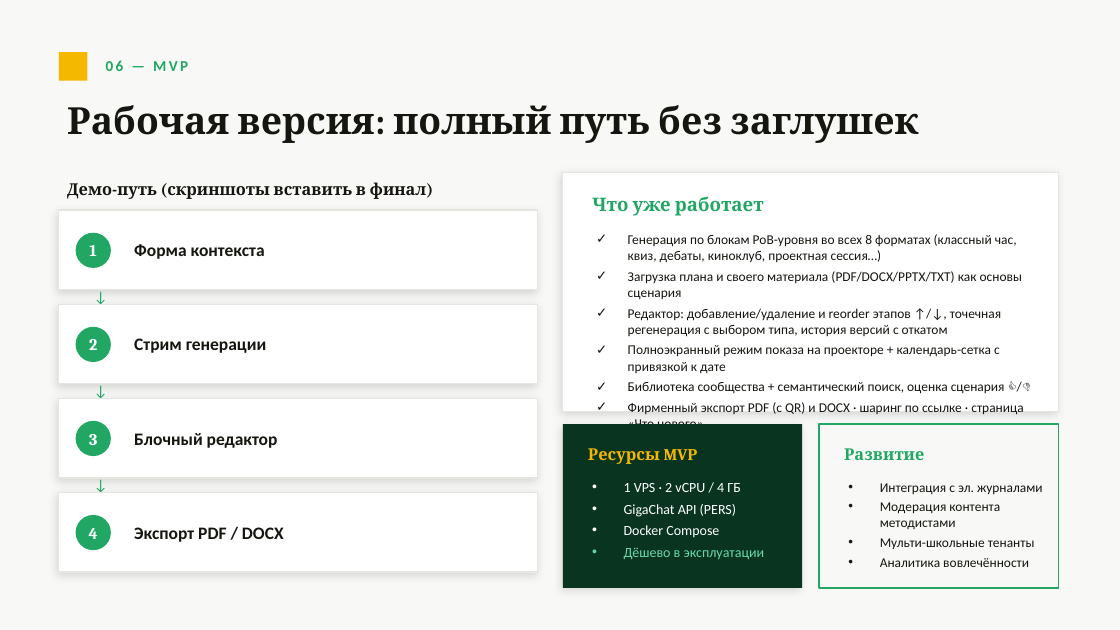
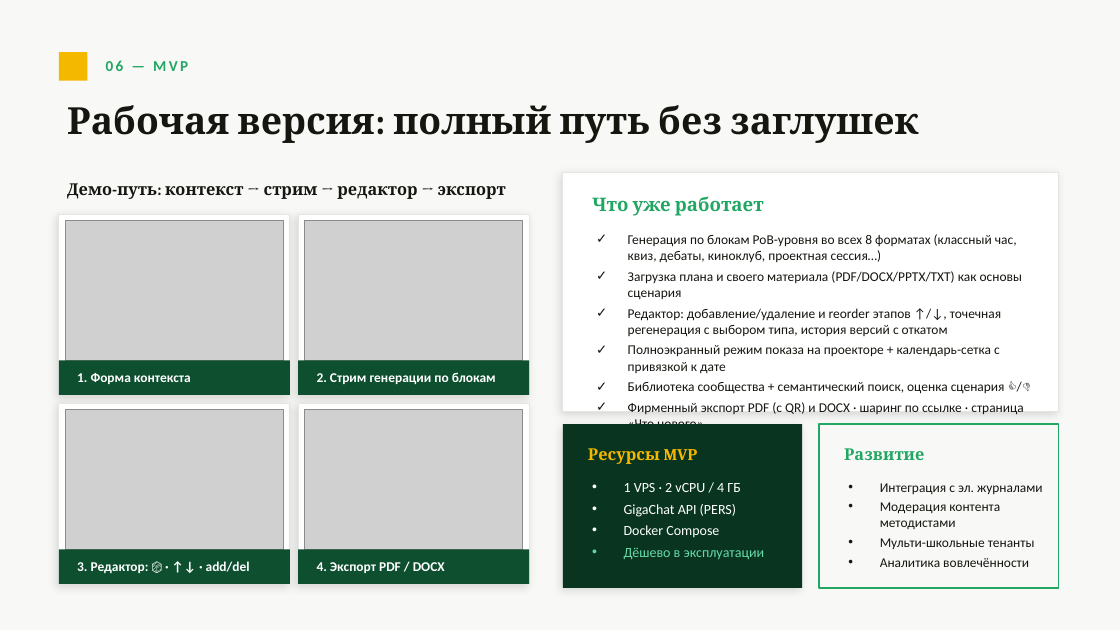
Before and after one commit to Caspernik-dev/s21_planwise, a slide deck: slide 8 of artifacts/Planwise-Klassniy-Chas.pptx. Drawn at 1120x630 pixels with LibreOffice and Linux fonts; fonts in the diff are those of the drawing; grey boxes stand for pictures. Boxes give left, top, right and bottom in pixels: in the first picture for what was removed or moved away, otherwise in the second. Text is boxed around its words. In the diff, an @@ line names an element or a change of style, - is before the commit and + after.

```diff
--- a/artifacts/Planwise-Klassniy-Chas.pptx
+++ b/artifacts/Planwise-Klassniy-Chas.pptx
@@ text at [67,183,506,199]: text changed @@
-Демо-путь (скриншоты вставить в финал)
+Демо-путь: контекст → стрим → редактор → экспорт
@@ rectangle removed at [59,210,538,290] @@
@@ rectangle added at [59,214,290,395], fill #FFFFFF, outline #E4E6E1 1 pt @@
@@ picture added at [66,221,283,360] @@
@@ ellipse removed at [76,233,111,268] @@
@@ rectangle added at [298,214,529,395], fill #FFFFFF, outline #E4E6E1 1 pt @@
@@ picture added at [305,221,523,360] @@
@@ text removed at [89,245,96,256] @@
-1
@@ text removed at [84,286,118,307] @@
-↓
@@ rectangle removed at [59,304,538,384] @@
@@ ellipse removed at [76,327,111,362] @@
@@ text removed at [89,339,97,350] @@
-2
@@ rectangle added at [59,360,290,395], fill #0E4F30 @@
@@ text at [77,373,191,384]: text changed; size 15 to 11.5 pt; text colour #14160F to #FFFFFF @@
-Форма контекста
+1. Форма контекста
@@ text removed at [84,380,118,401] @@
-↓
@@ rectangle added at [298,360,529,395], fill #0E4F30 @@
@@ text at [317,372,496,384]: text changed; size 15 to 11.5 pt; text colour #14160F to #FFFFFF @@
-Стрим генерации
+2. Стрим генерации по блокам
@@ rectangle removed at [59,398,538,478] @@
@@ rectangle added at [59,403,290,584], fill #FFFFFF, outline #E4E6E1 1 pt @@
@@ picture added at [66,410,283,549] @@
@@ rectangle added at [298,403,529,584], fill #FFFFFF, outline #E4E6E1 1 pt @@
@@ picture added at [305,410,523,549] @@
@@ ellipse removed at [76,421,111,456] @@
@@ text removed at [89,434,97,445] @@
-3
@@ text removed at [134,433,278,448] @@
-Блочный редактор
@@ text removed at [84,474,118,495] @@
-↓
@@ rectangle removed at [59,492,538,572] @@
@@ ellipse removed at [76,515,111,550] @@
@@ text removed at [89,528,98,539] @@
-4
@@ rectangle added at [59,549,290,584], fill #0E4F30 @@
@@ text added at [77,561,250,573], 11.5 pt, text #FFFFFF, bold @@
+3. Редактор: 🎲 · ↑↓ · add/del
@@ rectangle added at [298,549,529,584], fill #0E4F30 @@
@@ text at [317,562,445,573]: text changed; size 15 to 11.5 pt; text colour #14160F to #FFFFFF @@
-Экспорт PDF / DOCX
+4. Экспорт PDF / DOCX
```
